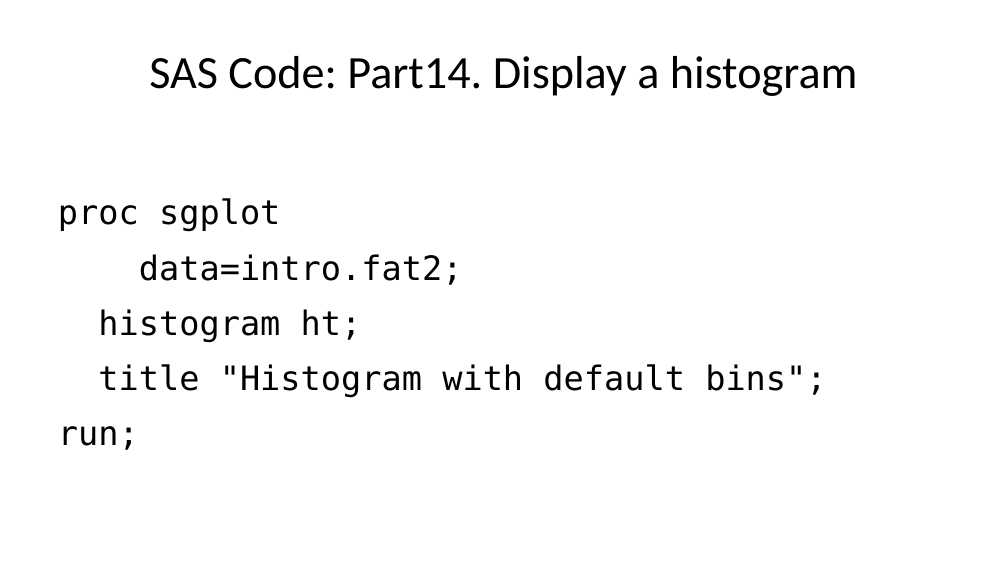
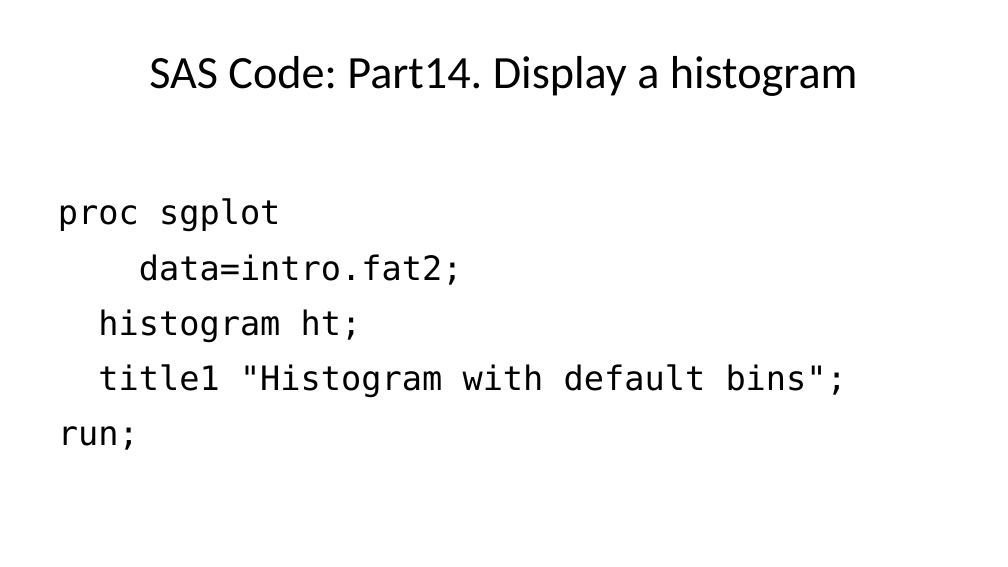
Before and after one commit to pmean/introduction-to-SAS, a slide deck: slide 58 of results/5507-02-simon-slides-and-speaker-notes.pptx (slide 50 before the commit). Drawn at 1008x567 pixels with LibreOffice and Linux fonts; fonts in the diff are those of the drawing. Boxes give left, top, right and bottom in pixels: in the first picture for what was removed or moved away, otherwise in the second. Text is boxed around its words. In the diff, an @@ line names an element or a change of style, - is before the commit and + after.

```diff
--- a/results/5507-02-simon-slides-and-speaker-notes.pptx
+++ b/results/5507-02-simon-slides-and-speaker-notes.pptx
@@ text at (58,198,847,450): text changed @@
-proc sgplot
-data=intro.fat2;
-histogram ht;
-title "Histogram with default bins";
-run;
+proc sgplot
+data=intro.fat2;
+histogram ht;
+title1 "Histogram with default bins";
+run;
```
Also in this commit, not shown: 22 other slides changed, 13 slides added, 7 slides removed, 39 other files.
